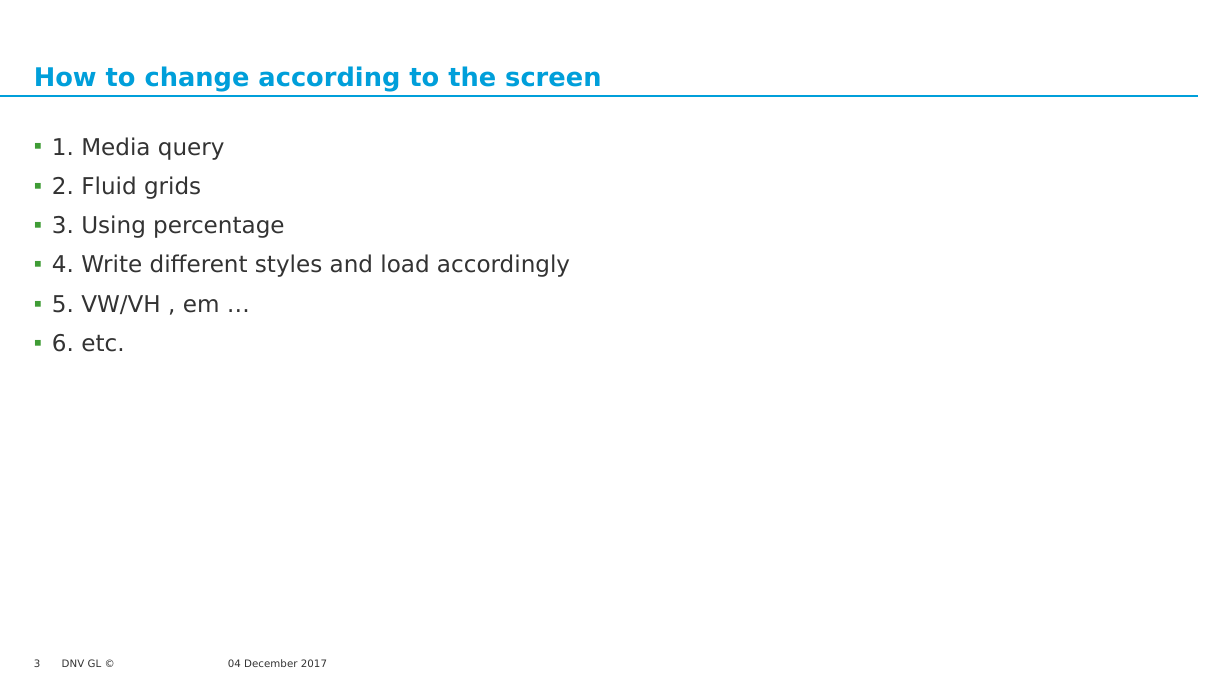
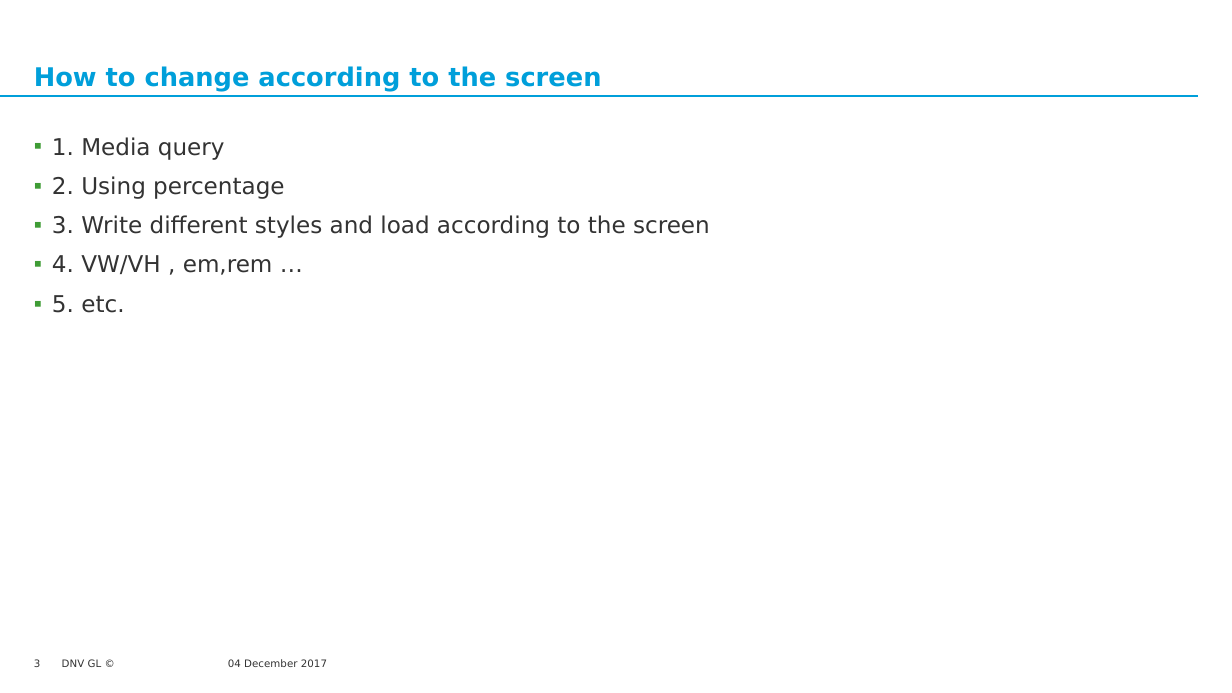
Before and after one commit to wuzinong/Html-Css, a slide deck: slide 3 of knowledgeSharing/TODO/Responsive Layout/Responsive Layout2.pptx. Drawn at 1232x693 pixels with LibreOffice and Linux fonts; fonts in the diff are those of the drawing; background and template pictures are left out. Boxes give left, top, right and bottom in pixels: in the first picture for what was removed or moved away, otherwise in the second. Text is boxed around its words. In the diff, an @@ line names an element or a change of style, - is before the commit and + after.

```diff
--- a/knowledgeSharing/TODO/Responsive Layout/Responsive Layout2.pptx
+++ b/knowledgeSharing/TODO/Responsive Layout/Responsive Layout2.pptx
@@ text at [52, 176, 710, 313]: text changed @@
-▪ 2. Fluid grids
-▪ 3. Using percentage
-▪ 4. Write different styles and load accordingly
-▪ 5. VW/VH , em …
-▪ 6. etc.
+▪ 2. Using percentage
+▪ 3. Write different styles and load according to the screen
+▪ 4. VW/VH , em,rem …
+▪ 5. etc.
```
Also in this commit, not shown: 1 slide added, 1 other file.
